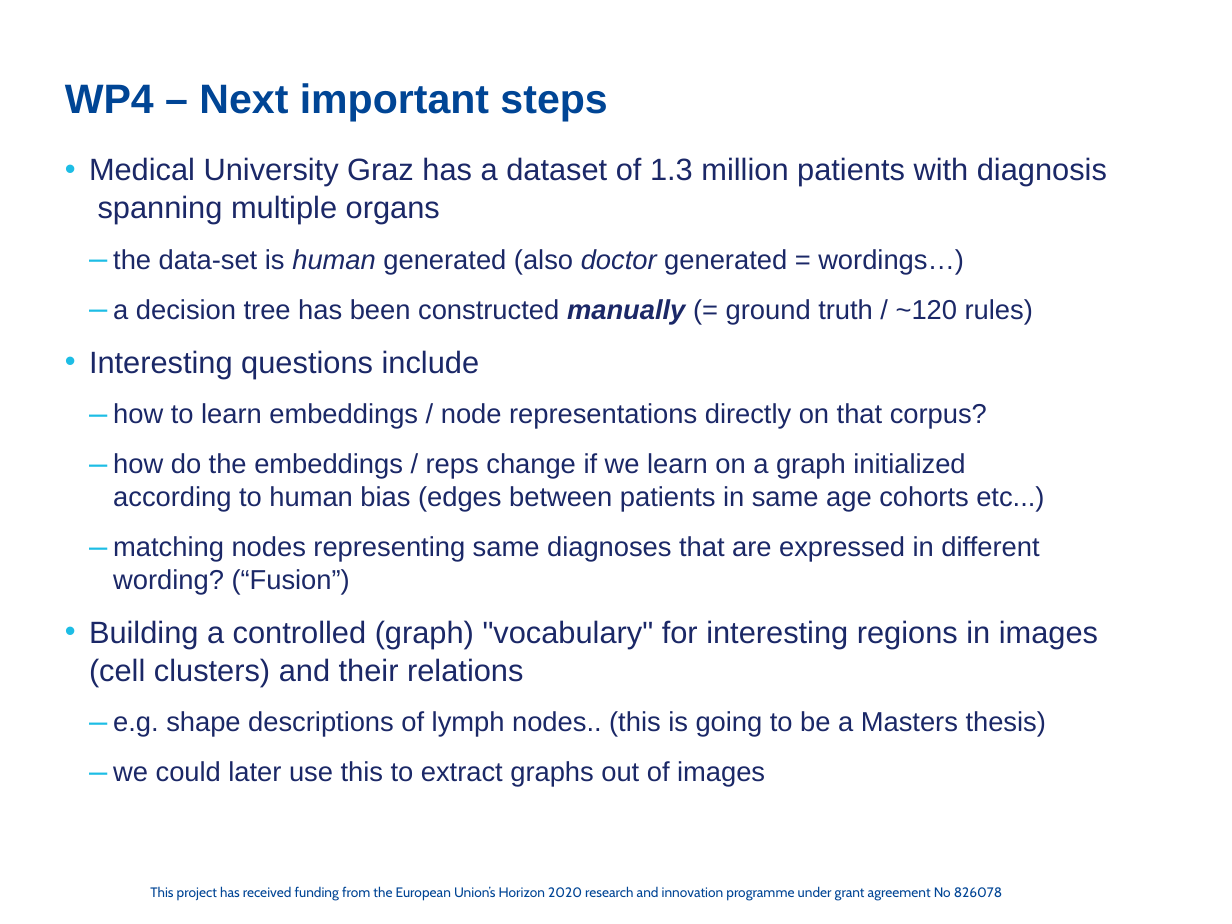
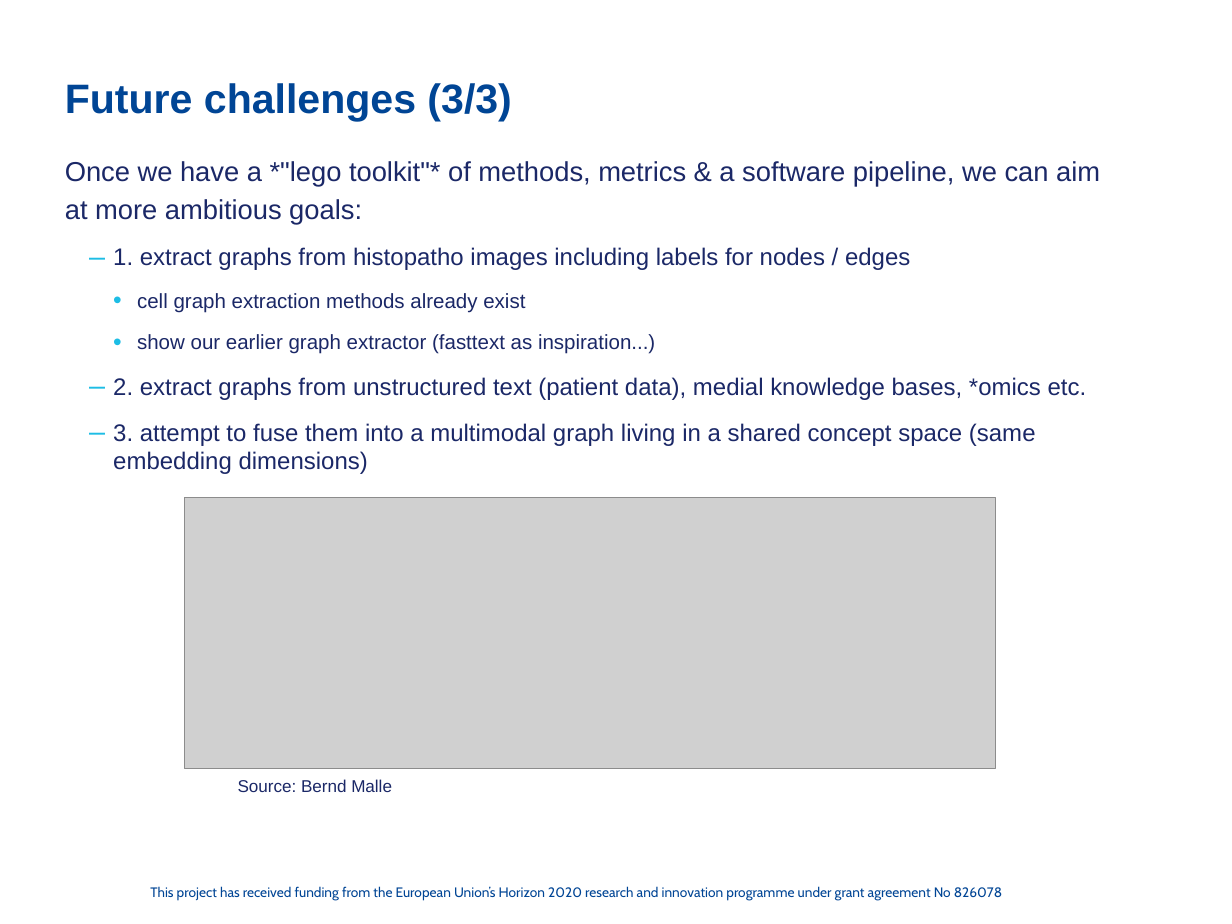
Before and after one commit to cassinius/phd-presentations, a slide deck: slide 14 of 2020/FC_sept_Graphs_LS/FeatureCloud_PPT_WP4_update.pptx (slide 6 before the commit). Drawn at 1232x924 pixels with LibreOffice and Linux fonts; fonts in the diff are those of the drawing; grey boxes stand for pictures; background and template pictures are left out. Boxes give left, top, right and bottom in pixels: in the first picture for what was removed or moved away, otherwise in the second. Text is boxed around its words. In the diff, an @@ line names an element or a change of style, - is before the commit and + after.

```diff
--- a/2020/FC_sept_Graphs_LS/FeatureCloud_PPT_WP4_update.pptx
+++ b/2020/FC_sept_Graphs_LS/FeatureCloud_PPT_WP4_update.pptx
@@ title at (65, 83, 511, 122): text changed @@
-WP4 – Next important steps
+Future challenges (3/3)
@@ text at (65, 161, 1100, 474): text changed; size 16 to 14 pt @@
-• Medical University Graz has a dataset of 1.3 million patients with diagnosis spanning multiple organs
-  – the data-set is human generated (also doctor generated = wordings…)
-  – a decision tree has been constructed manually (= ground truth / ~120 rules)
-• Interesting questions include
-  – how to learn embeddings / node representations directly on that corpus?
-  – how do the embeddings / reps change if we learn on a graph initialized according to human bias (edges between patients in same age cohorts etc...)
-  – matching nodes representing same diagnoses that are expressed in different wording? (“Fusion”)
-• Building a controlled (graph) "vocabulary" for interesting regions in images (cell clusters) and their relations
-  – e.g. shape descriptions of lymph nodes.. (this is going to be a Masters thesis)
-  – we could later use this to extract graphs out of images
+Once we have a *"lego toolkit"* of methods, metrics & a software pipeline, we can aim at more ambitious goals:
+  – 1. extract graphs from histopatho images including labels for nodes / edges
+    • cell graph extraction methods already exist
+    • show our earlier graph extractor (fasttext as inspiration...)
+  – 2. extract graphs from unstructured text (patient data), medial knowledge bases, *omics etc.
+  – 3. attempt to fuse them into a multimodal graph living in a shared concept space (same embedding dimensions)
@@ picture added at (185, 498, 995, 769) @@
@@ text added at (238, 779, 392, 792), 10 pt, text #1B2867 @@
+Source: Bernd Malle
```
Also in this commit, not shown: 5 other slides changed, 8 slides added, 3 slides removed, 4 other files.
